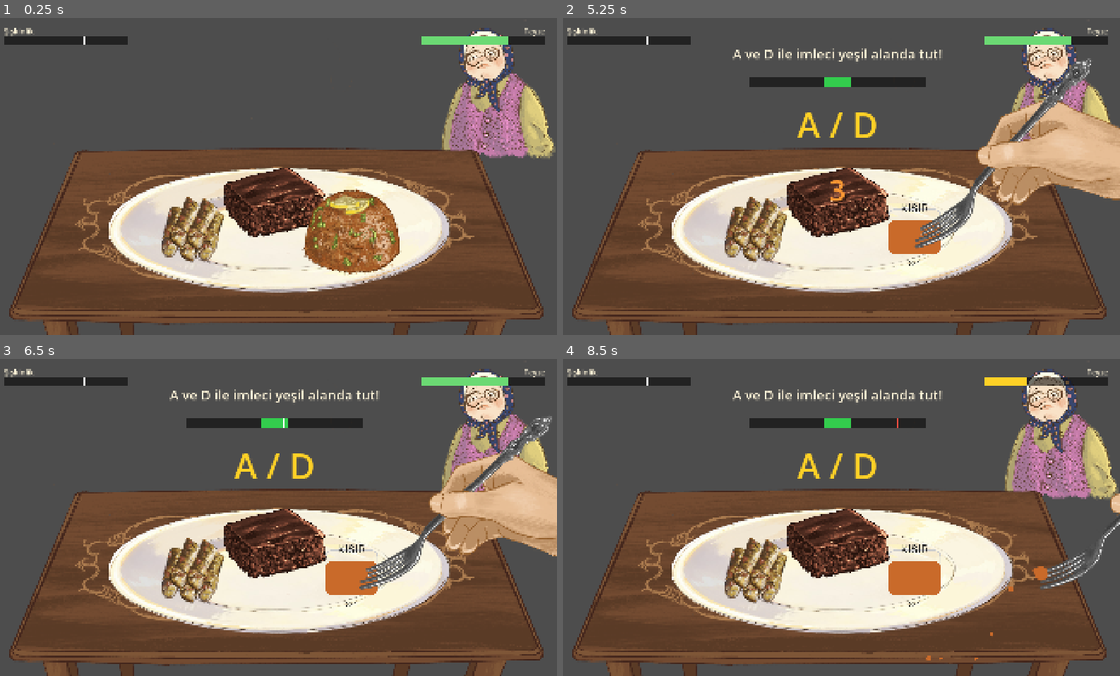
Above: before the commit, frames 1-4 (two rows, left to right).
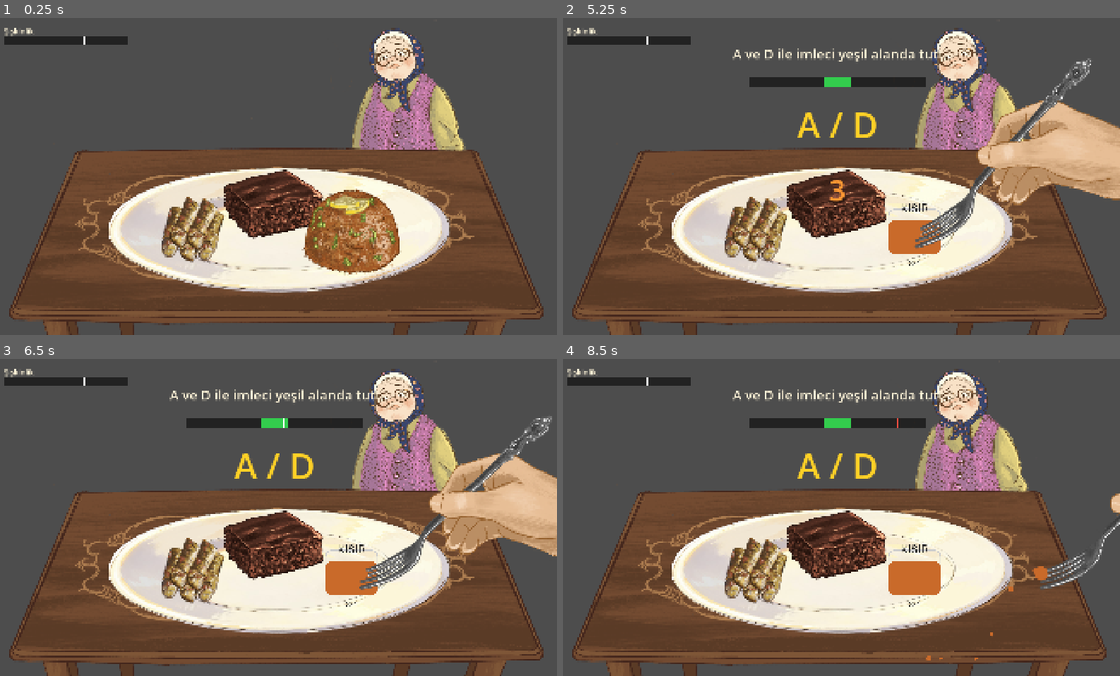
Above: after the commit, the same moments.

Repository: EnesBaytekin/son-lokma
Game: Godot game, scene res://scenes/main.tscn
The game is run twice, just before and just after one commit, with the same random seed, the same clock (stepped at 60 frames per second) and the same inputs.
Inputs:
- Up to frame 1 (0.25 s): no input
- Up to frame 2 (5.25 s): tap Enter at 0.5, 2, 3.5 s; hold D 0.53-1.28 s; tap F at 0.6 s; tap Space at 0.77, 1.25, 1.52, 2.75, 3.02, 3.77, 4.52 s; hold A 1.28-2.03 s; tap J at 1.35 s; hold D 2.03-3.53 s; tap G at 2.1 s; tap K at 2.85 s; hold A from 3.53 s (still down); tap E at 3.6 s; tap X at 4.35 s; tap 1 at 5.1 s
- Up to frame 3 (6.5 s): release A at 5.78 s; hold D from 5.78 s (still down); tap 2 at 5.85 s; tap Space at 6.02 s
- Up to frame 4 (8.5 s): tap 3 at 6.6 s; tap Space at 6.77, 7.52 s; tap F at 7.35 s; release D at 8.03 s; hold A from 8.03 s (still down); tap J at 8.1 s

The runs differ from the first frame. In frame 1, 11% of the frame differs, in the area x 40-100%, y 3-70%; in frame 2, 8.3%; in frame 3, 9.3%; in frame 4, 12%.

Commit message:
feat: add cake images

Diff:
--- a/scenes/teyze.tscn
+++ b/scenes/teyze.tscn
@@ -8,7 +8,12 @@
 script = ExtResource("1")
 
 [node name="Body" type="Sprite2D" parent="."]
+centered = false
+position = Vector2(-180, -489)
 texture = ExtResource("2")
 
-[node name="Bubble" type="Label" parent="."]
+[node name="BubbleLayer" type="CanvasLayer" parent="."]
+layer = 30
+
+[node name="Bubble" type="Label" parent="BubbleLayer"]
 visible = false
--- a/scripts/bars.gd
+++ b/scripts/bars.gd
@@ -1,7 +1,7 @@
 class_name Bars
 extends CanvasLayer
-## Top HUD: fullness (şişkinlik) bar on the left with a threshold line, and the
-## teyze's mood bar on the right. Purely presentational — main owns the values.
+## Top HUD: the fullness (şişkinlik) bar on the left with a threshold line.
+## Purely presentational — main owns the value.
 
 const BAR_W := 420.0
 const BAR_H := 30.0
@@ -15,8 +15,6 @@
 var _fullness_bg: ColorRect
 var _fullness_fill: ColorRect
 var _threshold_line: ColorRect
-var _mood_bg: ColorRect
-var _mood_fill: ColorRect
 
 
 func _ready() -> void:
@@ -48,21 +46,6 @@
 	_threshold_line.size = Vector2(3, BAR_H)
 	root.add_child(_threshold_line)
 
-	var ml := _label(Vector2(1920 - 340, 26), Vector2(300, 30), 26, Color(1.0, 0.96, 0.85), HORIZONTAL_ALIGNMENT_RIGHT)
-	ml.text = "Teyze"
-	root.add_child(ml)
-
-	_mood_bg = ColorRect.new()
-	_mood_bg.color = Color(0.0, 0.0, 0.0, 0.55)
-	_mood_bg.position = Vector2(1920 - 40 - BAR_W, 62)
-	_mood_bg.size = Vector2(BAR_W, BAR_H)
-	root.add_child(_mood_bg)
-
-	_mood_fill = ColorRect.new()
-	_mood_fill.position = _mood_bg.position + Vector2(2, 2)
-	_mood_fill.size = Vector2(0, BAR_H - 4)
-	root.add_child(_mood_fill)
-
 
 func _label(pos: Vector2, size: Vector2, font_size: int, color: Color, align: int) -> Label:
 	var lbl := Label.new()
@@ -87,23 +70,9 @@
 	_fullness_fill.color = _fullness_color(value)
 
 
-func set_mood(value: float) -> void:
-	var p := clampf(value / 100.0, 0.0, 1.0)
-	_mood_fill.size.x = (BAR_W - 4.0) * p
-	_mood_fill.color = _mood_color(value)
-
-
 func _fullness_color(value: float) -> Color:
 	if value >= 90.0:
 		return COLOR_RED
 	if value >= _threshold:
 		return COLOR_YELLOW
 	return COLOR_GREEN
-
-
-func _mood_color(value: float) -> Color:
-	if value >= 60.0:
-		return COLOR_GREEN
-	if value >= 30.0:
-		return COLOR_YELLOW
-	return COLOR_RED
--- a/scripts/foods/kek.gd
+++ b/scripts/foods/kek.gd
@@ -4,5 +4,5 @@
 
 func _init() -> void:
 	food_name = "kek"
-	state_count = 3
+	state_count = 5
 	color = Color(0.42, 0.259, 0.149)
--- a/scripts/main.gd
+++ b/scripts/main.gd
@@ -37,11 +37,6 @@
 
 const FULLNESS_THRESHOLD := 65.0   # past this, eating gets harder
 const FULLNESS_PER_BITE := 7.0
-const MOOD_START := 70.0
-const MOOD_PER_BITE := 4.0
-const MOOD_PER_FOOD := 8.0
-const MOOD_PER_SPILL := 6.0
-const MOOD_PER_DROP := 15.0
 
 @onready var _slots: Array[Marker2D] = [
 	$Slots/SlotLeft,
@@ -62,7 +57,6 @@
 var _won := false
 var _lost := false
 var _fullness := 0.0
-var _mood := MOOD_START
 var _idle_timer := AUTO_SELECT_DELAY
 var _win_label: Label
 var _lose_label: Label
@@ -163,12 +157,12 @@
 
 
 func _on_fork_finished(eaten: bool) -> void:
-	# A bite went in (fullness + mood up), or the fork dropped (mood down).
+	# A bite went in (fullness up, teyze happy), or the fork dropped (teyze sad).
 	if eaten:
 		_fullness += FULLNESS_PER_BITE
-		_mood += MOOD_PER_BITE
+		_teyze.happy()
 	else:
-		_mood -= MOOD_PER_DROP
+		_teyze.sad()
 	_update_bars()
 	if _fullness >= 100.0:
 		_lose()
@@ -211,7 +205,7 @@
 
 
 func _on_spilled(world_pos: Vector2, color: Color) -> void:
-	_mood -= MOOD_PER_SPILL
+	_teyze.sad()
 	_update_bars()
 	var crumb: Crumb = CRUMB_SCENE.instantiate()
 	_crumbs.add_child(crumb)
@@ -231,7 +225,6 @@
 	_won = false
 	_lost = false
 	_fullness = 0.0
-	_mood = MOOD_START
 	_win_label.visible = false
 	_lose_label.visible = false
 	_challenge.stop()
@@ -263,7 +256,7 @@
 
 
 func _on_food_emptied(_food: Food, slot_index: int) -> void:
-	_mood += MOOD_PER_FOOD
+	_teyze.happy()
 	_update_bars()
 	if _foods[slot_index] != null:
 		_foods[slot_index].queue_free()
@@ -327,9 +320,7 @@
 
 func _update_bars() -> void:
 	_fullness = clampf(_fullness, 0.0, 100.0)
-	_mood = clampf(_mood, 0.0, 100.0)
 	_bars.set_fullness(_fullness)
-	_bars.set_mood(_mood)
 
 
 func _lose() -> void:
--- a/scripts/teyze.gd
+++ b/scripts/teyze.gd
@@ -1,29 +1,58 @@
 class_name Teyze
 extends Node2D
-## Tonton teyze (the sweet auntie): sits across the table, behind the plate.
+## Tonton teyze (the sweet auntie): stands behind the table, above the plate.
 ## When a food runs out she says a line, walks off-screen, then returns to
-## refill the slot (unless the player refuses first).
+## refill the slot (unless the player refuses first). She's happy by default and
+## briefly shows a sad face after something goes wrong (a spill or a dropped
+## fork), then smiles again.
 
 signal left      # reached off-screen (after leave())
 signal returned  # back at home (after come_back())
 
 enum State { HOME, LEAVING, GONE, RETURNING }
 
-const HOME_POS := Vector2(1720.0, 250.0)
-const GONE_POS := Vector2(2200.0, 250.0)
+const HOME_POS := Vector2(1400.0, 495.0)  # her feet; head sits just under the top
+const GONE_POS := Vector2(2200.0, 495.0)
 const MOVE_SPEED := 720.0
 const BUBBLE_TIME := 1.4
+const SAD_TIME := 3.0
+
+const HAPPY_TEXTURE := preload("res://assets/teyze.png")
+const SAD_TEXTURE := preload("res://assets/teyze-mutsuz.png")
+
+## Cliché auntie small-talk, said at random while she's home and free.
+const CHATTER_LINES: Array[String] = [
+	"Evlilik ne zaman?",
+	"Okulu ne yaptın?",
+	"Sen kaçıncı sınıf oldun şimdi?",
+	"Anan baban nasıl?",
+	"Komşunun kızı evlendi, senden haber yok.",
+	"İşler nasıl gidiyor?",
+	"Yemeğin soğuyacak, hadi ye.",
+	"Ben senin yaşında üç çocuk büyütmüştüm.",
+	"Torun torba sahibi olacaksın artık.",
+	"Bak hâlâ bekar geziyorsun.",
+]
+const CHATTER_MIN := 6.0   # shortest wait between two chit-chats
+const CHATTER_MAX := 13.0  # longest wait
 
 var _state: State = State.HOME
 var _bubble_timer: float = 0.0
+var _sad_timer: float = 0.0
+var _chatter_timer: float = 0.0
+var _chatter_bag: Array[String] = []
+var _last_chatter_line: String = ""
 
-@onready var _bubble: Label = $Bubble
+@onready var _bubble: Label = $BubbleLayer/Bubble
+@onready var _body: Sprite2D = $Body
 
 
 func _ready() -> void:
 	position = HOME_POS
 	_setup_bubble()
 	_bubble.visible = false
+	happy()
+	_chatter_timer = randf_range(CHATTER_MIN, CHATTER_MAX)
 
 
 func _setup_bubble() -> void:
@@ -41,13 +70,41 @@
 	_bubble.add_theme_font_size_override("font_size", 28)
 
 
-## Show a speech bubble with `text` for a moment.
+## Show a speech bubble with `text` for a moment, beside her head (not covering
+## her face). The bubble lives on its own top-most canvas layer, so the action
+## text in the middle of the screen never covers it.
 func say(text: String) -> void:
 	_bubble.text = text
 	_bubble.reset_size()
-	_bubble.position = Vector2(-_bubble.size.x * 0.5, -120.0 - _bubble.size.y)
+	var local_offset := Vector2(-_bubble.size.x - 100.0, -360.0 - _bubble.size.y)
+	_bubble.position = get_global_transform_with_canvas() * local_offset
 	_bubble.visible = true
 	_bubble_timer = BUBBLE_TIME
+
+
+## Show the happy face immediately (and cancel any pending sad reaction).
+func happy() -> void:
+	_sad_timer = 0.0
+	_body.texture = HAPPY_TEXTURE
+
+
+## Show the sad face for `seconds`, then smile again.
+func sad(seconds: float = SAD_TIME) -> void:
+	_sad_timer = seconds
+	_body.texture = SAD_TEXTURE
+
+
+## Draw the next small-talk line from a shuffled bag, so it never repeats the
+## previous line (feels random without back-to-back duplicates).
+func _next_chatter_line() -> String:
+	if _chatter_bag.is_empty():
+		_chatter_bag = CHATTER_LINES.duplicate()
+		_chatter_bag.shuffle()
+		if _chatter_bag.size() > 1 and _chatter_bag[0] == _last_chatter_line:
+			_chatter_bag.push_back(_chatter_bag.pop_front())
+	var line: String = _chatter_bag.pop_front()
+	_last_chatter_line = line
+	return line
 
 
 ## Walk off-screen; emits `left` once gone.
@@ -61,15 +118,28 @@
 	_state = State.RETURNING
 
 
-## Snap back home and clear any speech/movement (used on restart).
+## Snap back home and clear any speech/movement/sadness (used on restart).
 func reset() -> void:
 	_state = State.HOME
 	position = HOME_POS
 	_bubble.visible = false
 	_bubble_timer = 0.0
+	_chatter_timer = randf_range(CHATTER_MIN, CHATTER_MAX)
+	happy()
 
 
 func _process(delta: float) -> void:
+	# The sad face always counts back to happy, even while walking.
+	if _sad_timer > 0.0:
+		_sad_timer -= delta
+		if _sad_timer <= 0.0:
+			_body.texture = HAPPY_TEXTURE
+	# Random small-talk while home and free (not mid-refill or already speaking).
+	_chatter_timer -= delta
+	if _chatter_timer <= 0.0:
+		_chatter_timer = randf_range(CHATTER_MIN, CHATTER_MAX)
+		if _state == State.HOME and not _bubble.visible:
+			say(_next_chatter_line())
 	match _state:
 		State.HOME:
 			if _bubble.visible:
Binary file changed: assets/foods/kek/kek_0.png
Not shown, changed: assets/foods/kek/kek_0.png.import
Binary file changed: assets/foods/kek/kek_1.png
Not shown, changed: assets/foods/kek/kek_1.png.import
Binary file changed: assets/foods/kek/kek_2.png
Not shown, changed: assets/foods/kek/kek_2.png.import
Binary file added: assets/foods/kek/kek_3.png
Not shown, added: assets/foods/kek/kek_3.png.import
Binary file added: assets/foods/kek/kek_4.png
Not shown, added: assets/foods/kek/kek_4.png.import
Binary file added: assets/teyze-mutsuz.png
Not shown, added: assets/teyze-mutsuz.png.import
